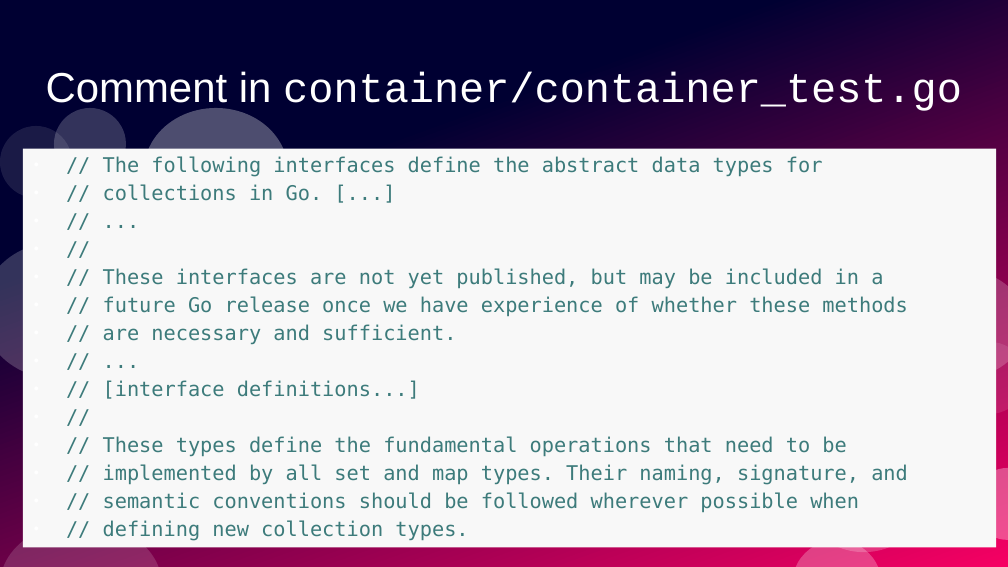
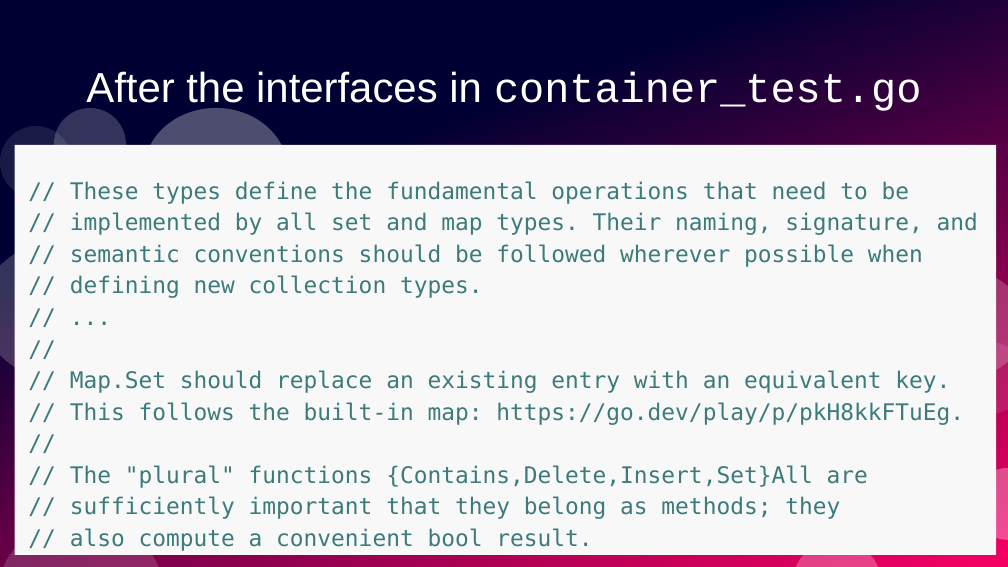
Before and after one commit to ramalho/sets-in-go, a slide deck: slide 39 of sets-in-go.odp (slide 38 before the commit). Drawn at 1008x567 pixels with LibreOffice and Linux fonts; fonts in the diff are those of the drawing. Boxes give left, top, right and bottom in pixels: in the first picture for what was removed or moved away, otherwise in the second. Text is boxed around its words. In the diff, an @@ line names an element or a change of style, - is before the commit and + after.

```diff
--- a/sets-in-go.odp
+++ b/sets-in-go.odp
@@ title at [86,71,921,111]: text changed; font Courier New to Arial @@
-Comment in container/container_test.go
+After the interfaces in container_test.go
@@ text "// These types define the ...": place and size @@
-text "// These types define the ..." at [23,149,996,548]
+text "// These types define the ..." at [15,145,996,555]
@@ text at [103,156,907,399]: paragraphs removed @@
-● // The following interfaces define the abstract data types for
-● // collections in Go. [...]
-● // ...
-● //
-● // These interfaces are not yet published, but may be included in a
-● // future Go release once we have experience of whether these methods
-● // are necessary and sufficient.
-● // ...
-● // [interface definitions...]
-● //
@@ text at [70,181,978,298]: size 16 to 18 pt in "// These types define the fundamental operations ...", "// implemented by all set and map ...", "// semantic conventions should be followed wherever ...", "// defining new collection types."; bullet ● to none @@
@@ text at [70,370,964,551]: paragraphs added @@
+// ...
+//
+// Map.Set should replace an existing entry with an equivalent key.
+// This follows the built-in map: https://go.dev/play/p/pkH8kkFTuEg.
+//
+// The "plural" functions {Contains,Delete,Insert,Set}All are
+// sufficiently important that they belong as methods; they
+// also compute a convenient bool result.
@@ ellipse removed at [810,468,918,552] @@
```
Also in this commit, not shown: 9 other slides changed, 1 slide added, 2 other files.
